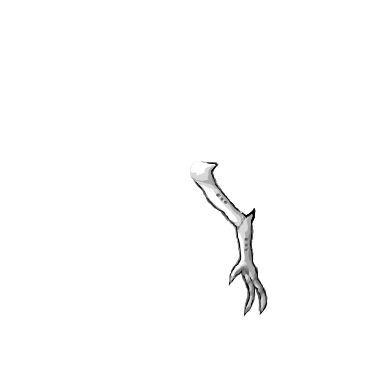
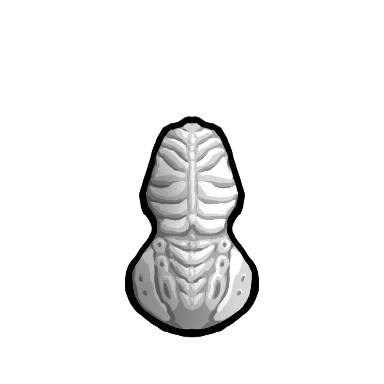
The second 384×384 image is a revision of the first. Changes to its layers:
hid group "Orienter" (53 layers) over [125, 97, 268, 338]
showed group "StarBeast_Female_south" (5 layers) over [125, 97, 268, 338]
painted on "Paint Layer 8" (1st of 2, in "StarBeast_Female_south") over [125, 97, 268, 338]
painted on "Paint Layer 30" over [125, 97, 268, 338]
